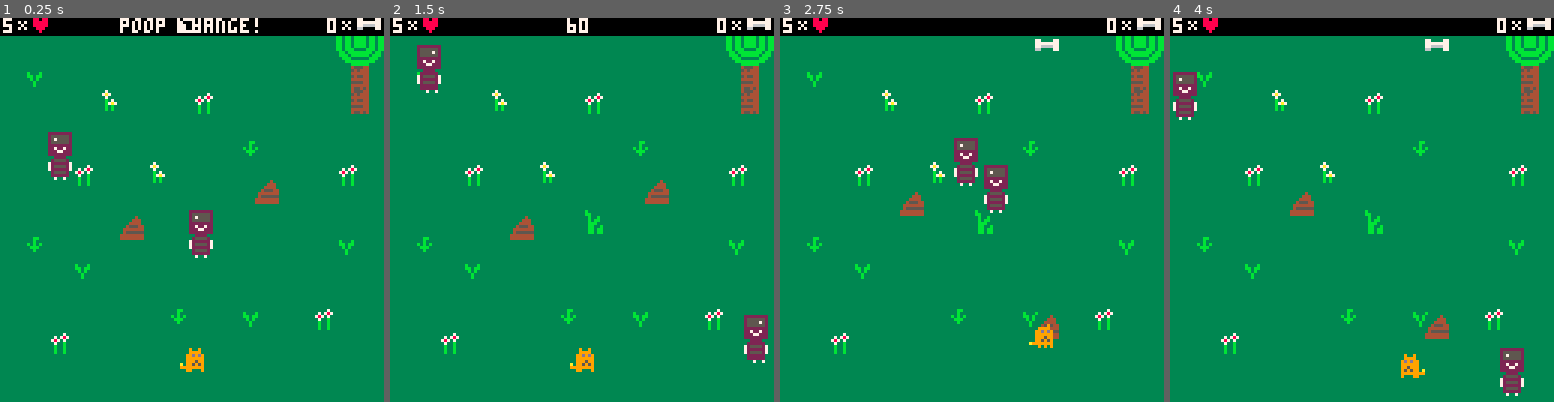
Above: before the commit, frames 1-4 (left to right).
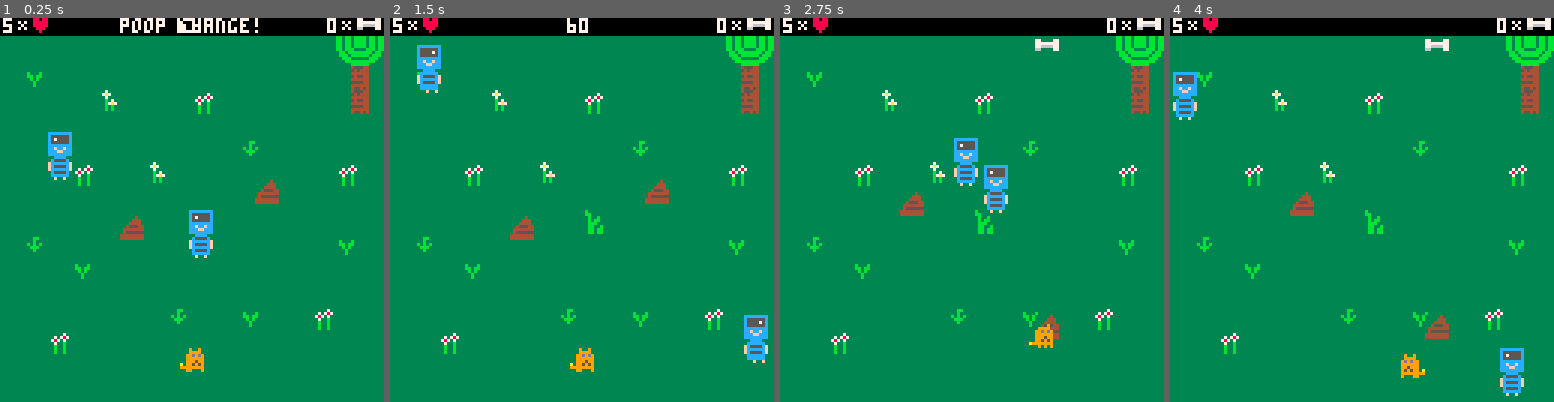
Above: after the commit, the same moments.

Repository: CornflakesOnGit/bonk-thief-horror
Game: PICO-8 cartridge bonk.p8
Two runs of this game, one before a commit and one after it. Both use one fixed random seed, a clock stepped at 60 frames per second and the inputs below.
Inputs:
- Up to frame 1 (0.25 s): no input
- Up to frame 2 (1.5 s): no input
- Up to frame 3 (2.75 s): hold Right 1.6-2.1 s; hold Up 2.15-2.42 s; hold Right from 2.47 s (still down)
- Up to frame 4 (4 s): release Right at 3.03 s; hold Left 3.08-3.58 s; hold Down 3.63-3.97 s

The runs differ from the first frame. In frame 1, 1.0% of the frame differs, in the area x 12-56%, y 29-63%; in frame 2, 1.0%, in the area x 7-99%, y 7-90%; in frame 3, 1.0%; in frame 4, 1.0%.

Commit message:
recolored thieves

Diff:
--- a/bonk.p8
+++ b/bonk.p8
@@ -7,22 +7,22 @@
 #include bonk_code.lua
 
 __gfx__
-00090090000000900009000000900090333334302222222222222222882222220000822200000000000000000000000000000000000000000000000000000000
-00099990000999900009999009599959303344432555555225555552887557520008855200000000000000000000000000000000000000000000000000000000
-0099d9d90099d9d90099d9d909959599333444432575555225555752887557520088575200000000000000000000000000000000000000000000000000000000
-00999999009999990099999909899989334555442555555225555552857557520075575200000002000000000000000000000000000000000000000000000000
-00999599009995990099959909999999344444442222222222222222822222220872222200000222000000000000000000000000000000000000000000000000
-a0995959009959590099595909995599345555552272272222722722822222220882222200002222000000000000000000000000000000000000000000000000
-99999999a99999999999999900959959444444442227722222277222222772220827722200007227000000000000000000000000000000000000000000000000
-0099000900090909a090900900999999444444442222222222222222222222222272272200027722000000000000000000000000000000000000000000000000
-00900900000000000000000000999999000084800022220000222200002222000082220000828200000000000000000000000000000000000000000000000000
-00999900000000000000000000559555000844400255552002222220022222200222222002228220000002200000000000000000000000000000000000000000
-09999990000000000000000000599995008444807222222772555527725555277258552772588820000088200000000000000000000000000000000000000000
-09d99d90000000000000000009999999904448007255552772222227722222277222222772222888000887880000000000000000000000000000000000000000
-a9999990000000000000000090559555094480007222222772555527725555277255552702555828005858280000080000000000000000000000000000000000
-99999990000000000000000000599995044000000255552002222220022222200282222002882220028828880088880000000000000000000000000000000000
-099999900000000000000000a0999999040000000222222002222220022222200222222002222820088828280088788000000000000000000000000000000000
-09000090000000000000000099559555400000000070070000070070000700700007007000070080888280880888888800000000000000000000000000000000
+0009009000000090000900000090009033333430cccccccccccccccc88cccccc00008ccc00000000000000000000000000000000000000000000000000000000
+0009999000099990000999900959995930334443c555555cc555555c8875575c0008855c00000000000000000000000000000000000000000000000000000000
+0099d9d90099d9d90099d9d90995959933344443c575555cc555575c8875575c0088575c00000000000000000000000000000000000000000000000000000000
+0099999900999999009999990989998933455544c555555cc555555c8575575c0075575c0000000c000000000000000000000000000000000000000000000000
+0099959900999599009995990999999934444444cccccccccccccccc8ccccccc087ccccc00000ccc000000000000000000000000000000000000000000000000
+a099595900995959009959590999559934555555ccfccfccccfccfcc8ccccccc088ccccc0000cccc000000000000000000000000000000000000000000000000
+99999999a9999999999999990095995944444444cccffccccccffccccccffccc08cffccc00007cc7000000000000000000000000000000000000000000000000
+0099000900090909a09090090099999944444444ccccccccccccccccccccccccccfccfcc000cffcc000000000000000000000000000000000000000000000000
+009009000000000000000000009999990000848000cccc0000cccc0000cccc00008ccc00008c8c00000000000000000000000000000000000000000000000000
+00999900000000000000000000559555000844400c5555c00cccccc00cccccc00cccccc00ccc8cc000000cc00000000000000000000000000000000000000000
+0999999000000000000000000059999500844480fccccccffc5555cffc5555cffc5855cffc5888c0000088c00000000000000000000000000000000000000000
+09d99d9000000000000000000999999990444800fc5555cffccccccffccccccffccccccffcccc888000887880000000000000000000000000000000000000000
+a999999000000000000000009055955509448000fccccccffc5555cffc5555cffc5555cf0c5558c8005858c80000080000000000000000000000000000000000
+99999990000000000000000000599995044000000c5555c00cccccc00cccccc00c8cccc00c88ccc00c88c8880088880000000000000000000000000000000000
+099999900000000000000000a0999999040000000cccccc00cccccc00cccccc00cccccc00cccc8c00888c8c80088788000000000000000000000000000000000
+090000900000000000000000995595554000000000f00f00000f00f0000f00f0000f00f0000f0080888c80880888888800000000000000000000000000000000
 00000000000000900000000000599950770000777700007788088000007777000000000000000000770000770000000000000000000000000000000000000000
 0000000000099990000000000090009077777777772c3b7788888000070000700000000000000000077777700000000000000000000000000000000000000000
 000999999999d9d9000000000090009077666677778e9a7788888000707000070000000000000000076666700000000000000000000000000000000000000000
